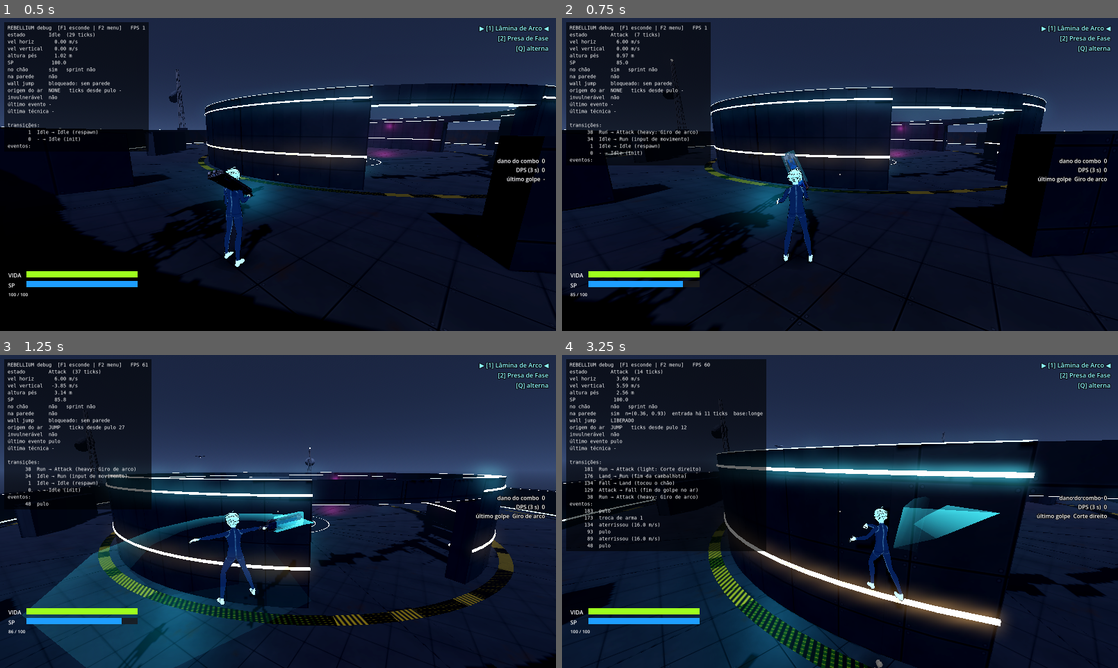
Above: before the commit, frames 1-4 (two rows, left to right).
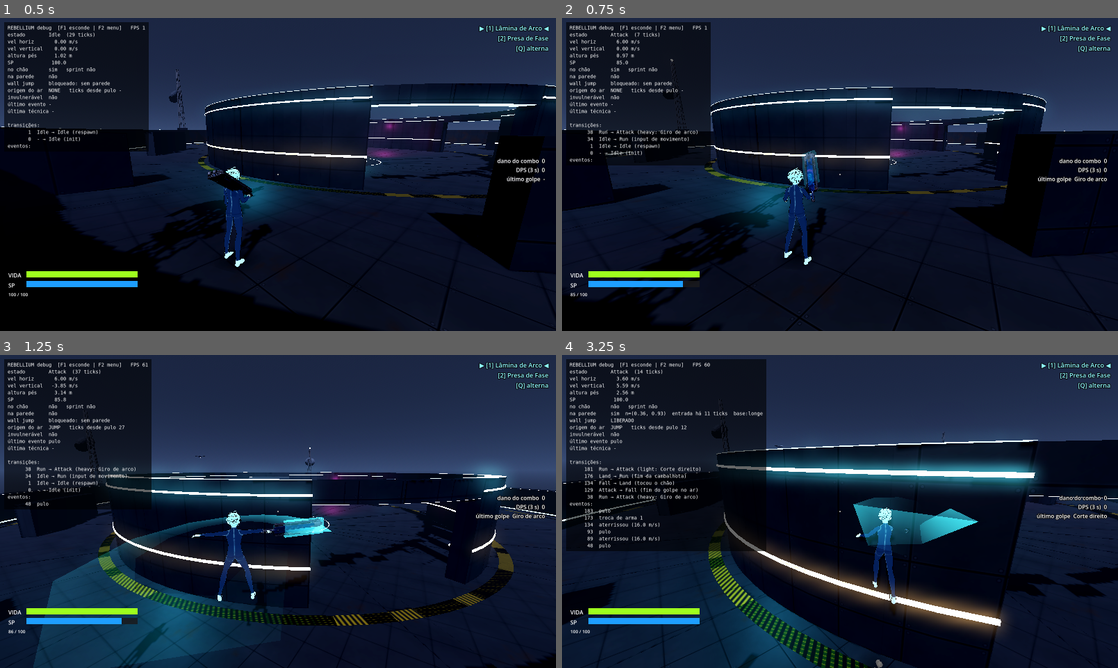
Above: after the commit, the same moments.

Repository: hugolnieri/Rebellium
Game: Godot game, scene res://scenes/arenas/SkyArena.tscn
Two runs of this game, one before a commit and one after it. Both use one fixed random seed, a clock stepped at 60 frames per second and the inputs below.
Inputs (mouse positions are in pixels of both pictures, inside the frame that each line leads up to):
- Up to frame 1 (0.5 s): no input
- Up to frame 2 (0.75 s): tap Enter at 0.5 s; move the mouse to (867, 174) at 0.52 s; hold W (move_forward) from 0.53 s (still down); right-click (867, 174) at 0.6 s; click (867, 174) at 0.67 s
- Up to frame 3 (1.25 s): keep holding W (move_forward); tap Space (jump) at 0.77 s
- Up to frame 4 (3.25 s): keep holding W (move_forward); move the mouse to (812, 511) at 1.27 s; click (812, 511) at 1.35 s; tap Space (jump) at 1.52, 3.02 s; move the mouse to (851, 505) at 2.02 s; tap V (shoulder_swap) at 2.1 s; move the mouse to (834, 517) at 2.77 s; tap 1 (weapon_slot_1) at 2.85 s; click (834, 517) at 2.92 s

Frame 1 is identical in both runs. In frame 2, 1.0% of the frame differs, in the area x 38-48%, y 42-79%; in frame 3, 2.1%; in frame 4, 2.5%, in the area x 51-79%, y 45-81%.

Commit message:
movimento: alinhar personagem ao heading do mundo

Diff:
--- a/scenes/player/player.gd
+++ b/scenes/player/player.gd
@@ -732,7 +732,8 @@
 	if facing_override != Vector3.ZERO and state_machine.is_in(&"Attack"):
 		# Golpe: o corpo encara o alvo/câmera.
 		target_yaw = atan2(-facing_override.x, -facing_override.z)
-		visual.rotation.y = target_yaw if instant else lerp_angle(visual.rotation.y, target_yaw,
+		var local_yaw := _visual_local_yaw(target_yaw)
+		visual.rotation.y = local_yaw if instant else lerp_angle(visual.rotation.y, local_yaw,
 			clampf(feedback_config.model_turn_speed * 2.0 * delta, 0.0, 1.0))
 		return
 	elif state_machine.is_in(&"WallJump") and state_machine.current.call(&"is_sticking"):
@@ -752,8 +753,14 @@
 		return
 	else:
 		target_yaw = atan2(-horizontal.x, -horizontal.z)
+	target_yaw = _visual_local_yaw(target_yaw)
 	if instant:
 		visual.rotation.y = target_yaw
 		return
 	var weight := clampf(feedback_config.model_turn_speed * delta, 0.0, 1.0)
 	visual.rotation.y = lerp_angle(visual.rotation.y, target_yaw, weight)
+
+
+## Converte um heading do mundo para a rotação local do Visual, filho do Player.
+func _visual_local_yaw(world_yaw: float) -> float:
+	return wrapf(world_yaw - global_rotation.y, -PI, PI)
